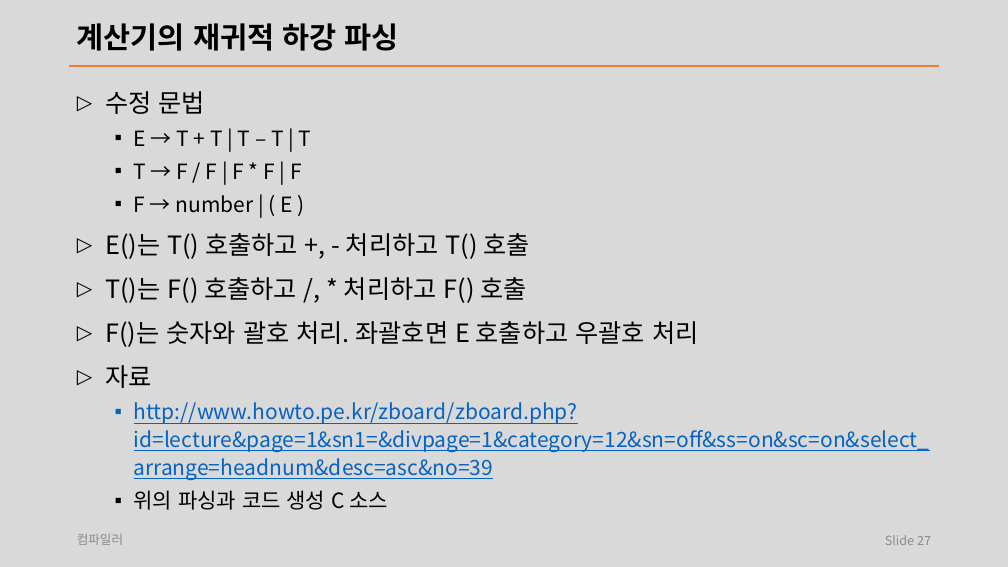
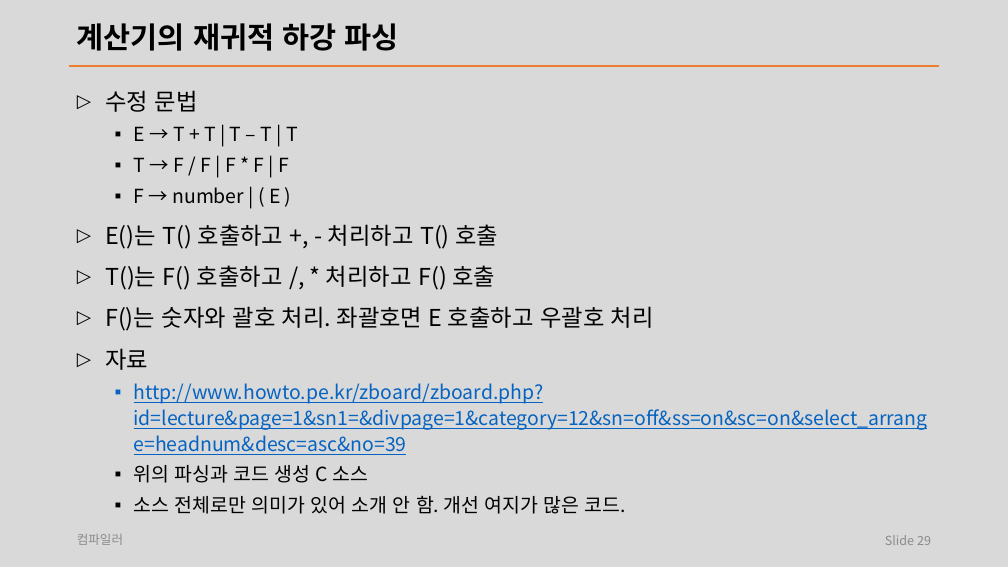
Before and after one commit to laxtools/article, a slide deck: slide 29 of programming/compiler/lecture/note.pptx (slide 27 before the commit). Drawn at 1008x567 pixels with LibreOffice and Linux fonts; fonts in the diff are those of the drawing. Boxes give left, top, right and bottom in pixels: in the first picture for what was removed or moved away, otherwise in the second. Text is boxed around its words. In the diff, an @@ line names an element or a change of style, - is before the commit and + after.

```diff
--- a/programming/compiler/lecture/note.pptx
+++ b/programming/compiler/lecture/note.pptx
@@ text at [105,90,928,483]: size 24 to 22.2 pt in "수정 문법", "E()는 T() 호출하고 +, - 처리하고 T() ...", "T()는 F() 호출하고 /, * 처리하고 F() ...", "F()는 숫자와 괄호 처리. 좌괄호면 E 호출하고 ..." and 1 more places; size 20 to 18.5 pt in "E → T + T | T ...", "T → F / F | F ...", "F → number | ( E )", "http://www.howto.pe.kr/zboard/zboard.php?id=lecture&page=1&s ..." and 1 more places @@
@@ text at [134,495,626,514]: paragraph added @@
+  ▪ 소스 전체로만 의미가 있어 소개 안 함. 개선 여지가 많은 코드.
@@ page number at [885,535,931,545]: text changed @@
-Slide 27
+Slide 29
```
Also in this commit, not shown: 4 other slides changed, 3 slides added, 8 other files.
